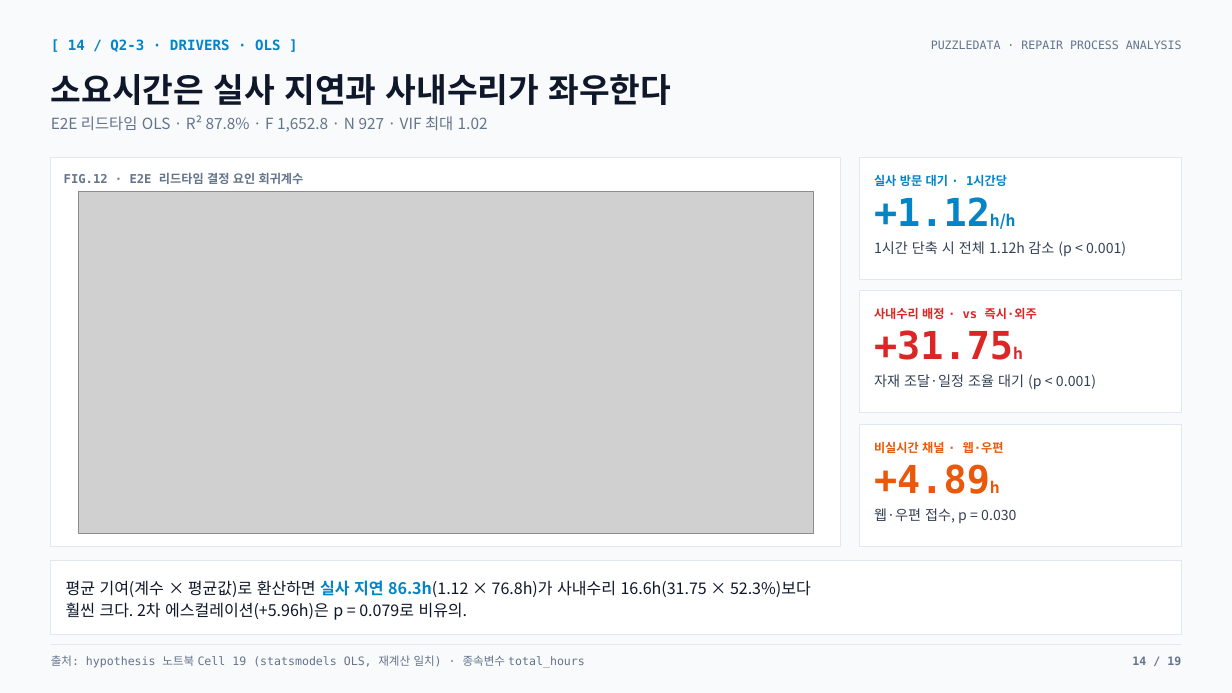
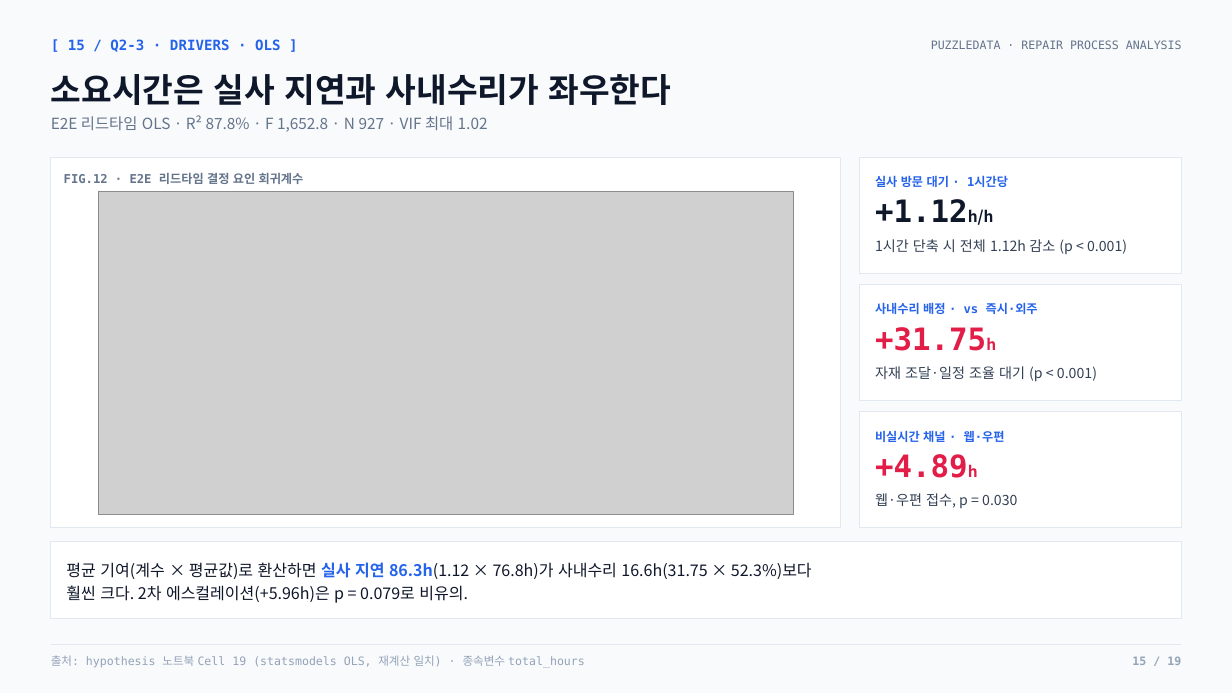
Before and after one commit to nus1245/puzzle_data, a slide deck: slide 15 of outputs/pptx/puzzledata_repair_report.pptx (slide 14 before the commit). Drawn at 1232x693 pixels with LibreOffice and Linux fonts; fonts in the diff are those of the drawing; grey boxes stand for pictures. Boxes give left, top, right and bottom in pixels: in the first picture for what was removed or moved away, otherwise in the second. Text is boxed around its words. In the diff, an @@ line names an element or a change of style, - is before the commit and + after.

```diff
--- a/outputs/pptx/puzzledata_repair_report.pptx
+++ b/outputs/pptx/puzzledata_repair_report.pptx
@@ text at (68,39,281,52): text changed; text colour #0284C7 to #2563EB @@
-[ 14 / Q2-3 · DRIVERS · OLS ]
+[ 15 / Q2-3 · DRIVERS · OLS ]
@@ rectangle: place and size @@
-rectangle at (51,157,841,546)
+rectangle at (51,157,841,528)
@@ rectangle: place and size @@
-rectangle at (860,157,1181,279)
+rectangle at (860,157,1181,274)
@@ text "실사 방문 대기 · 1시간당" at (875,175,1008,187): text colour #0284C7 to #2563EB @@
@@ picture: place and size @@
-picture at (79,191,813,533)
+picture at (98,191,793,515)
@@ text "+1.12h/h" at (875,199,994,225): size 30 to 24 pt in "+1.12h/h"; text colour #0284C7 to #0F172A; line spacing 33.6pt to 26.9pt @@
@@ rectangle: place and size @@
-rectangle at (860,290,1181,412)
+rectangle at (860,285,1181,401)
@@ text "사내수리 배정 · vs 즉시·외주" at (875,302,1038,314): text colour #DC2626 to #2563EB @@
@@ text "+31.75h" at (875,327,986,351): size 30 to 24 pt in "+31.75h"; text colour #DC2626 to #E11D48; line spacing 33.6pt to 26.9pt @@
@@ text "자재 조달·일정 조율 대기 (p ...": place and size @@
-text "자재 조달·일정 조율 대기 (p ..." at (874,374,1096,390)
+text "자재 조달·일정 조율 대기 (p ..." at (875,366,1097,382)
@@ rectangle: place and size @@
-rectangle at (860,424,1181,546)
+rectangle at (860,412,1181,529)
@@ text "비실시간 채널 · 웹·우편": place and size @@
-text "비실시간 채널 · 웹·우편" at (874,441,1004,453)
+text "비실시간 채널 · 웹·우편" at (875,430,1005,442)
@@ text "비실시간 채널 · 웹·우편" at (875,430,1005,442): text colour #EA580C to #2563EB @@
@@ text "+4.89h": place and size @@
-text "+4.89h" at (874,464,990,494)
+text "+4.89h" at (875,454,968,478)
@@ text "+4.89h" at (875,454,968,478): size 30 to 24 pt in "+4.89h"; text colour #EA580C to #E11D48; line spacing 33.6pt to 26.9pt @@
@@ text "웹·우편 접수, p = 0.030": place and size @@
-text "웹·우편 접수, p = 0.030" at (874,508,1016,523)
+text "웹·우편 접수, p = 0.030" at (875,493,1017,508)
@@ rectangle: place and size @@
-rectangle at (51,560,1181,635)
+rectangle at (51,542,1181,618)
@@ text "평균 기여(계수 × 평균값)로 환산하면 ...": place and size @@
-text "평균 기여(계수 × 평균값)로 환산하면 ..." at (66,580,811,620)
+text "평균 기여(계수 × 평균값)로 환산하면 ..." at (66,562,812,603)
@@ text "평균 기여(계수 × 평균값)로 환산하면 ..." at (66,562,812,603): text colour #0284C7 to #2563EB in "실사 지연 86.3h(1.12" @@
@@ text "출처: hypothesis 노트북 Cell 19 ..." at (51,655,585,668): text colour #64748B to #94A3B8 @@
@@ text at (1132,656,1181,665): text changed; text colour #64748B to #94A3B8 @@
-14 / 19
+15 / 19
```
Also in this commit, not shown: 17 other slides changed, 1 slide added, 1 slide removed, 22 other files.
